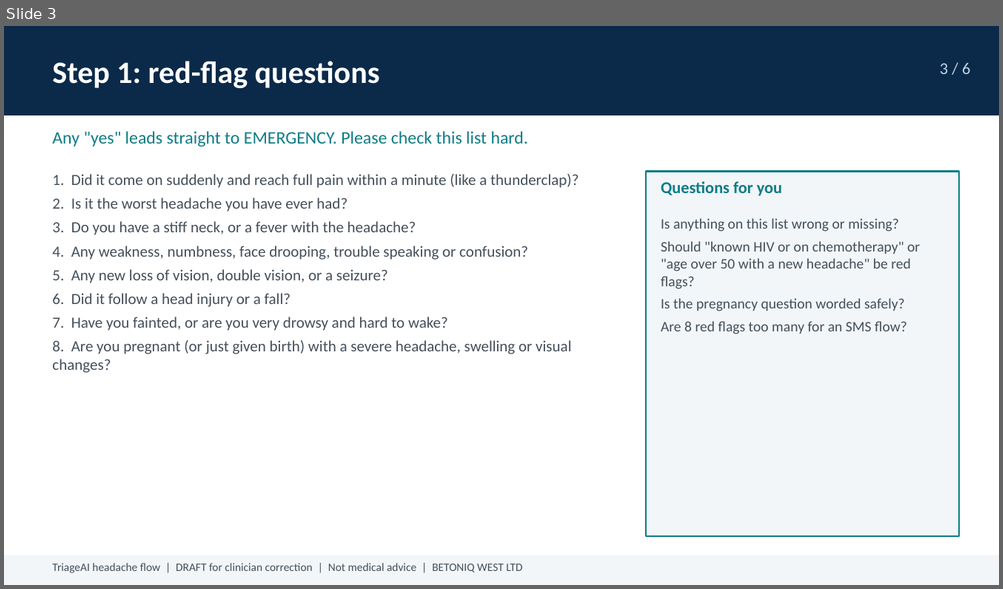
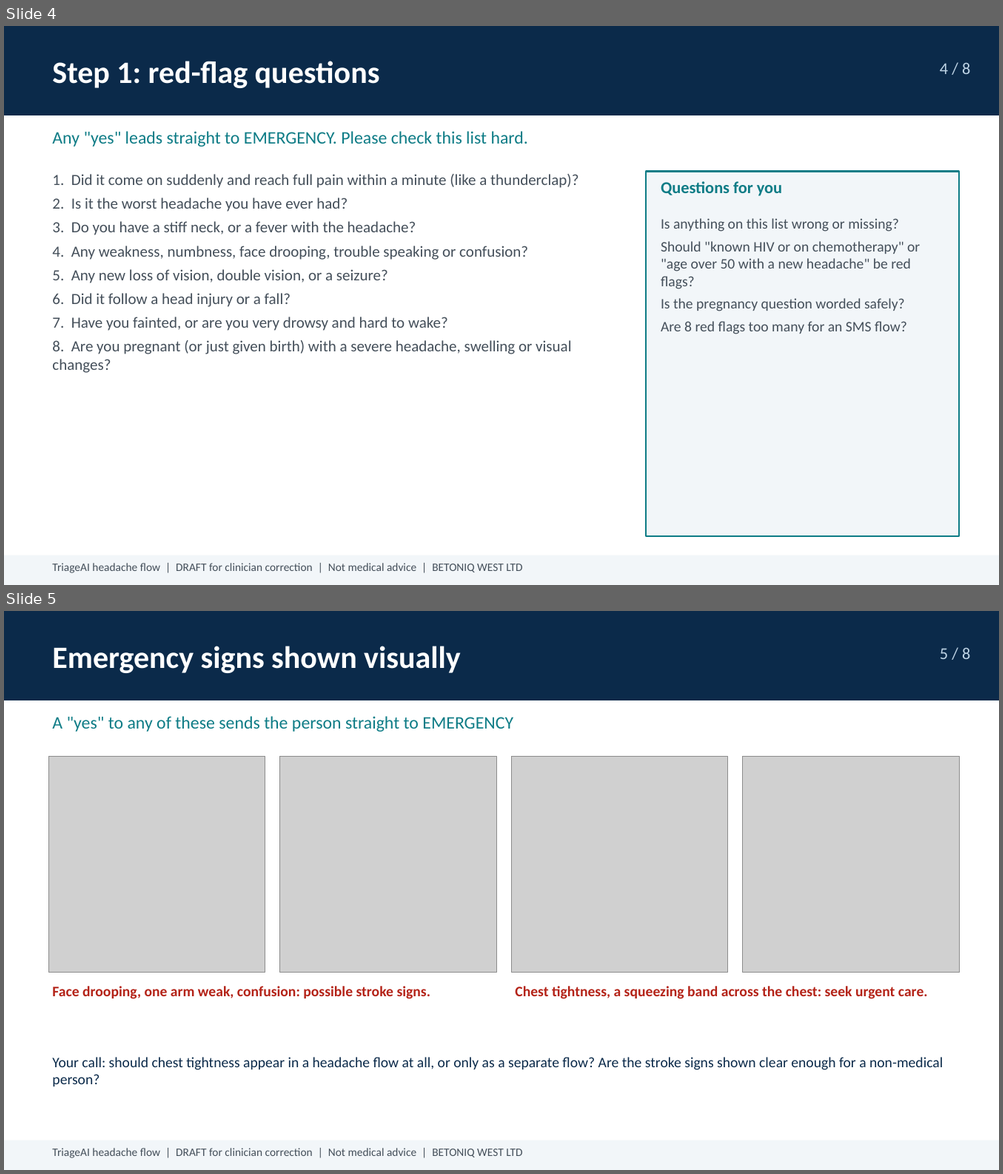
Before and after one commit to TOMDEGGS/BETONIQ-WEST-, a slide deck: triageai-review/TriageAI_Headache_Flow_DRAFT.pptx. Shown one above the other, each under a label of ours: slide 3 before the commit, slides 4 and 5 after it. The pictures are 1003x589 and 1003x1174 pixels, drawn with LibreOffice and Linux fonts; fonts in the diff are those of the drawing; grey boxes stand for pictures. Boxes give left, top, right and bottom in pixels: in the first picture for what was removed or moved away, otherwise in the second. Text is boxed around its words. In the diff, an @@ line names an element or a change of style, - is before the commit and + after.

Commit message:
TriageAI review decks: generic wording for any reviewer, 3D symptom illustrations, country and language page

```diff
--- a/triageai-review/TriageAI_Headache_Flow_DRAFT.pptx
+++ b/triageai-review/TriageAI_Headache_Flow_DRAFT.pptx
@@ slide 5 added at box(4, 611, 999, 1170), background #FFFFFF @@
@@ rectangle added at box(4, 611, 999, 701), fill #0B2A4A @@
@@ text added at box(52, 646, 460, 673), 30 pt, text #FFFFFF, bold @@
+Emergency signs shown visually
@@ text added at box(939, 647, 970, 659), 16 pt, text #BFD4E6 @@
+5 / 8
@@ text added at box(52, 716, 513, 732), 17 pt, text #0E7C86 @@
+A "yes" to any of these sends the person straight to EMERGENCY
@@ picture added at box(48, 757, 265, 973) @@
@@ picture added at box(280, 757, 496, 973) @@
@@ picture added at box(512, 757, 728, 973) @@
@@ picture added at box(743, 757, 959, 973) @@
@@ text added at box(52, 986, 431, 999), 14 pt, text #B42318, bold @@
+Face drooping, one arm weak, confusion: possible stroke signs.
@@ text added at box(515, 986, 928, 999), 14 pt, text #B42318, bold @@
+Chest tightness, a squeezing band across the chest: seek urgent care.
@@ text added at box(52, 1057, 942, 1087), 14 pt, text #0B2A4A @@
+Your call: should chest tightness appear in a headache flow at all, or only as a separate flow? Are the stroke signs shown clear enough for a non-medical person?
@@ rectangle added at box(4, 1141, 999, 1170), fill #F2F6F9 @@
@@ text added at box(52, 1148, 522, 1159), 11 pt, text #444F5A @@
+TriageAI headache flow | DRAFT for clinician correction | Not medical advice | BETONIQ WEST LTD
@@ what was slide 3 is now slide 4 @@
@@ slide 4 changed as well @@
@@ text at box(939, 62, 970, 74): text changed @@
-3 / 6
+4 / 8
```
Also in this commit, not shown: 5 other slides changed, 1 other slide added, 3 other files.
